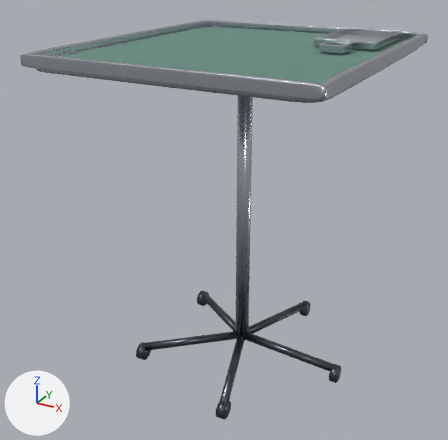
Two versions of the glTF model assets/models/props/instrument_tray.glb, one commit apart.
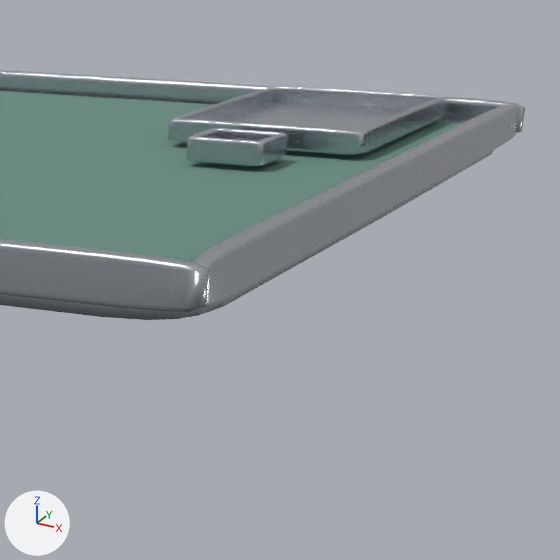
Old and new are each drawn whole from a 50 mm camera at (0.722, -1.427, 1.141) aimed at (-0.044, -0.034, 0.445) and again close up on the part from 58% to 98% of the width and 0% to 41% of the height. Every picture has the same lights, and +X, +Y and +Z are marked at lower left. The older version's two pictures come first.

Objects in the first close-up: 'Drape', 'SmallTrays', 'Tray'.
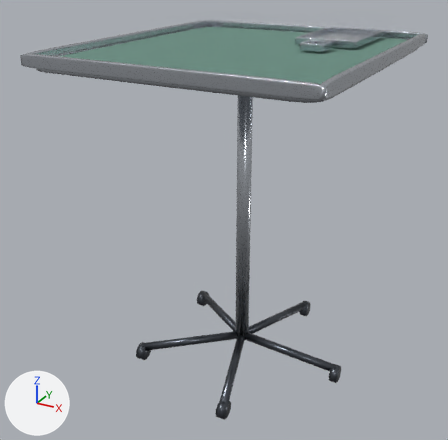
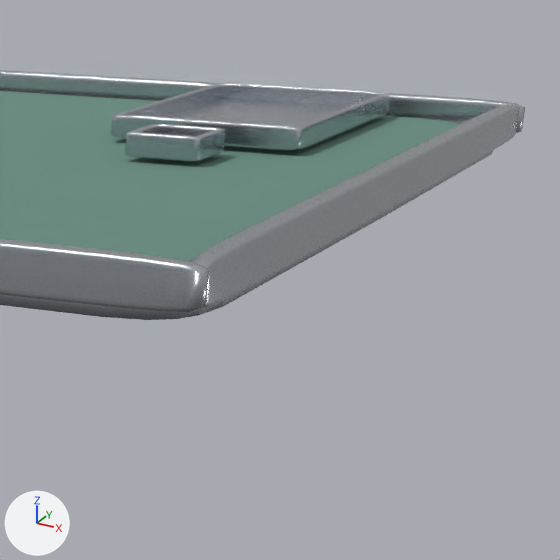
Where the change shows, as pixel boxes (x1, y1, x2, y2) in the close-ups (560 x 560 px):
'SmallTrays', moved: before (168, 87, 446, 166); after (111, 83, 390, 161)

The edits, one by one:
me_smalltrays is used by ob_smalltrays; location (0.0, 0.0, 0.0).
me_smalltrays had 2880 vertices, 5280 faces and spanned x 0.14..0.3, y 0.01..0.36, z 0.913..0.931.
me_smalltrays now has 2880 vertices, 5280 faces and spans x 0.09..0.25, y 0.01..0.36, z 0.913..0.931.
me_smalltrays part 1: the whole mesh is moved by (-0.05, 0.0, 0.0).
